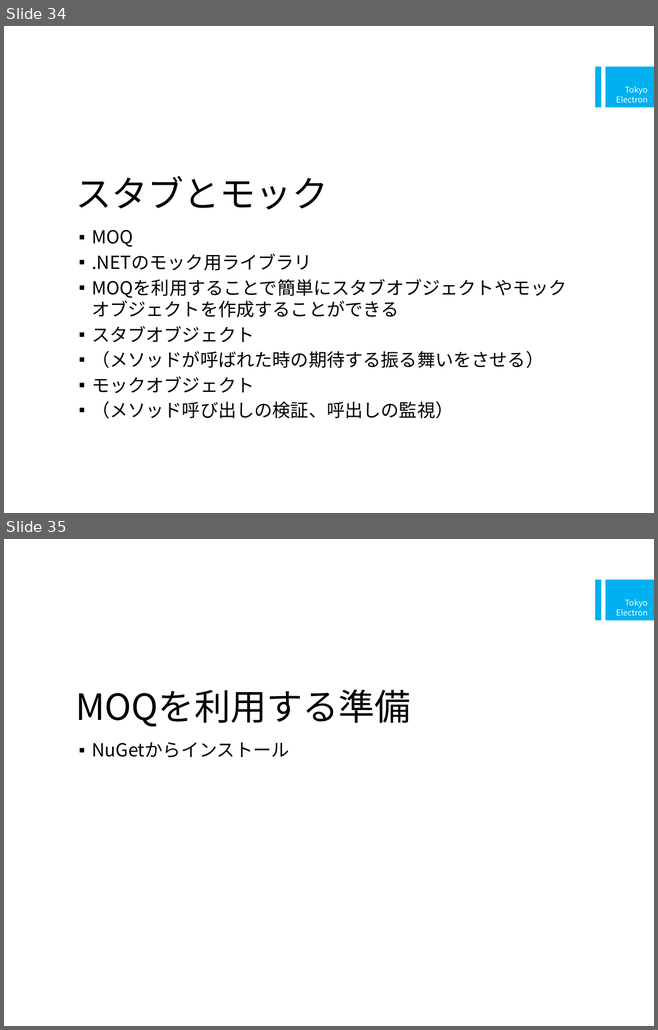
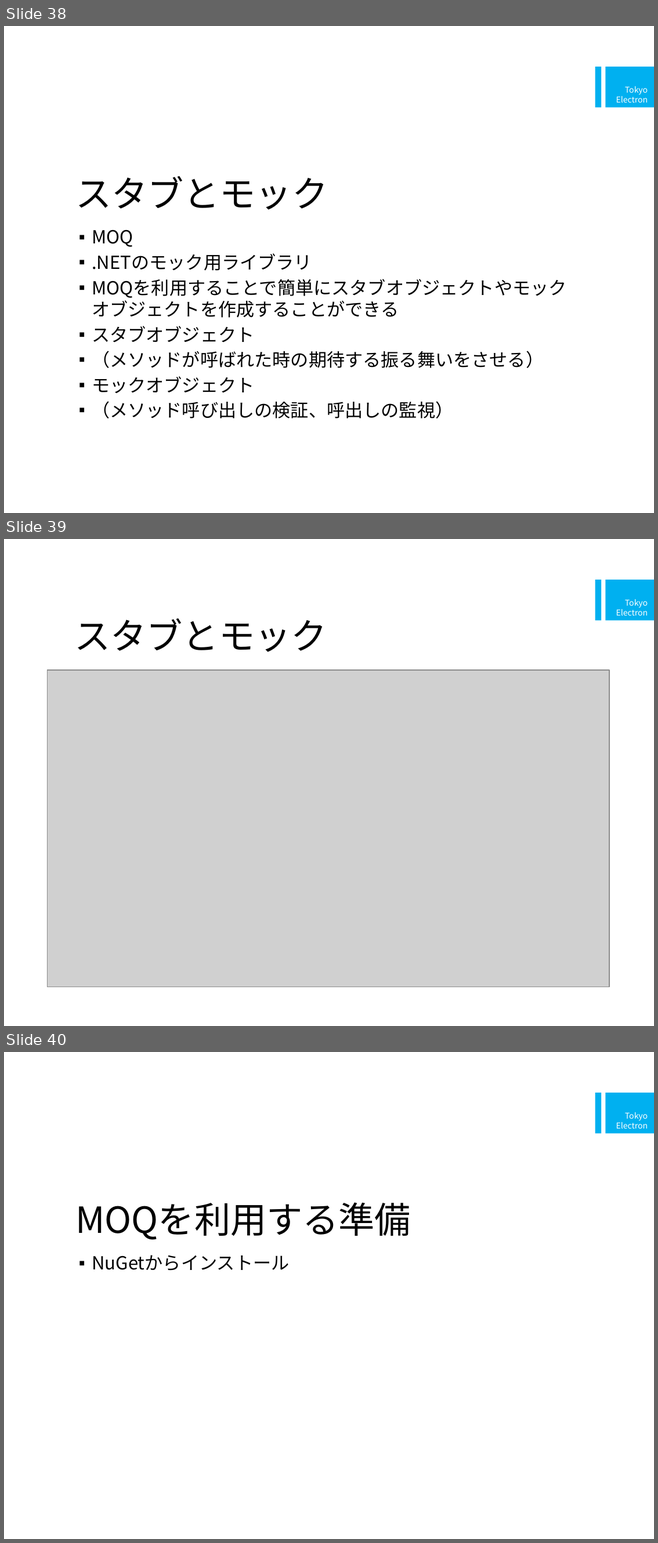
Before and after one commit to a-suzuki/CShrapLecture, a slide deck: doc/テストコードによるC#プログラミング演習.pptx. Shown one above the other, each under a label of ours: slides 34 and 35 before the commit, slides 38, 39 and 40 after it. The pictures are 658x1030 and 658x1543 pixels, drawn with LibreOffice and Linux fonts; fonts in the diff are those of the drawing; grey boxes stand for pictures. Boxes give left, top, right and bottom in pixels: in the first picture for what was removed or moved away, otherwise in the second. Text is boxed around its words. In the diff, an @@ line names an element or a change of style, - is before the commit and + after.

```diff
--- a/doc/テストコードによるC#プログラミング演習.pptx
+++ b/doc/テストコードによるC#プログラミング演習.pptx
@@ slide 39 added at <box>4,539,654,1026</box>, background #FFFFFF; not listed: 2 template elements that a slide beside it also shows @@
@@ title added at <box>74,618,326,652</box>, 40 pt, text #000000 @@
+スタブとモック
@@ picture added at <box>48,670,609,987</box> @@
@@ what was slide 34 is now slide 38 @@
@@ what was slide 35 is now slide 40 @@
```
Also in this commit, not shown: 6 slides changed, 10 other slides added, 1 slide removed.
